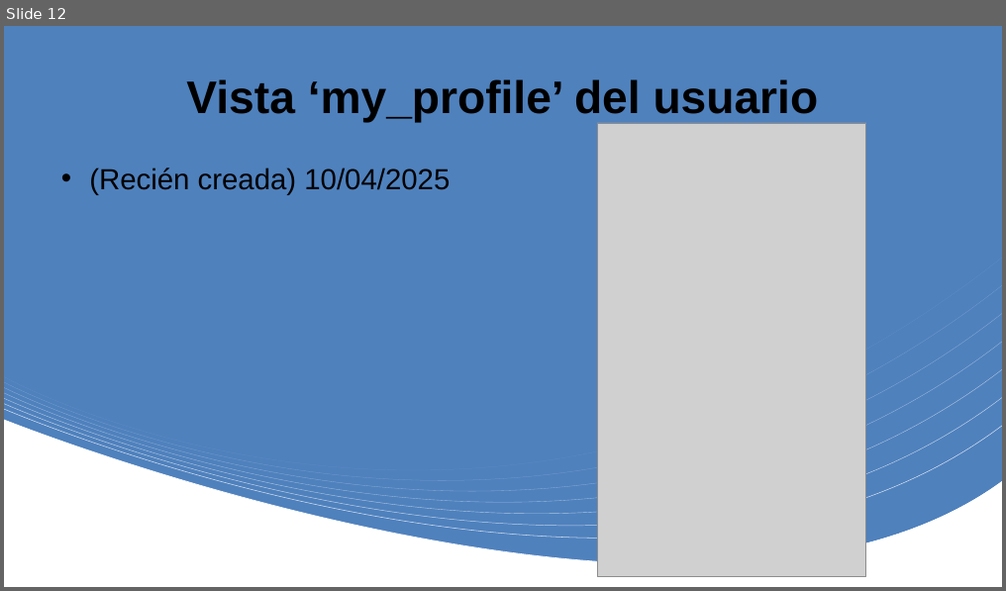
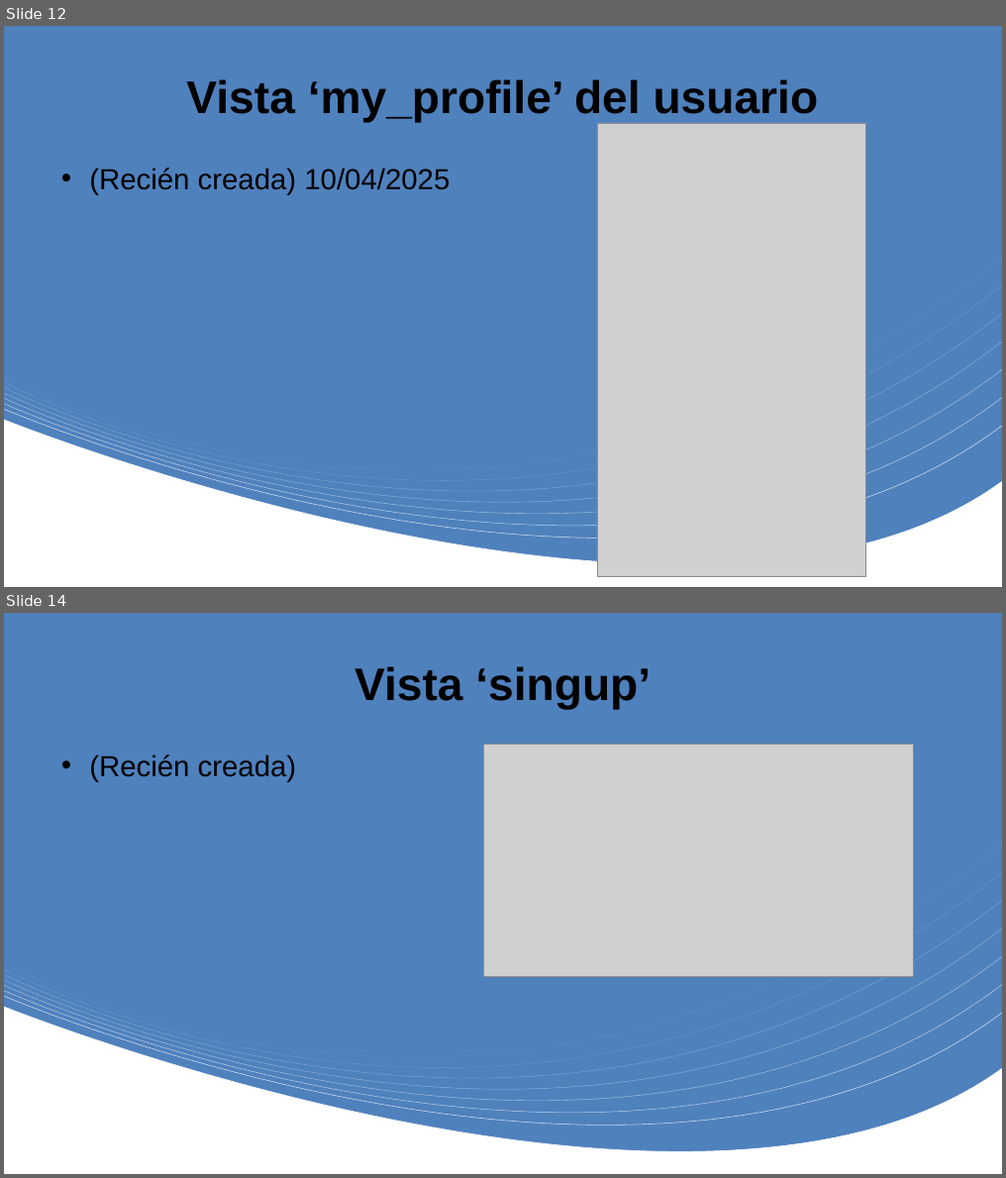
Before and after one commit to alockgoy/proyecto_final_2daw, a slide deck: Evolución visual.pptx. Shown one above the other, each under a label of ours: slide 12 before the commit, slides 12 and 14 after it; the slides between them are not shown. The pictures are 1006x591 and 1006x1178 pixels, drawn with LibreOffice and Linux fonts; fonts in the diff are those of the drawing; grey boxes stand for pictures. Boxes give left, top, right and bottom in pixels: in the first picture for what was removed or moved away, otherwise in the second. Text is boxed around its words. In the diff, an @@ line names an element or a change of style, - is before the commit and + after.

```diff
--- a/Evolución visual.pptx
+++ b/Evolución visual.pptx
@@ slide 14 added at [4, 613, 1002, 1174], background #FFFFFF; not listed: 10 template elements that a slide beside it also shows @@
@@ title added at [354, 666, 650, 710], 44 pt, text #000000, bold @@
+Vista ‘singup’
@@ text added at [89, 755, 297, 782], 28 pt, text #000000 @@
+• (Recién creada)
@@ picture added at [484, 744, 914, 976] @@
```
Also in this commit, not shown: 1 other slide added.
